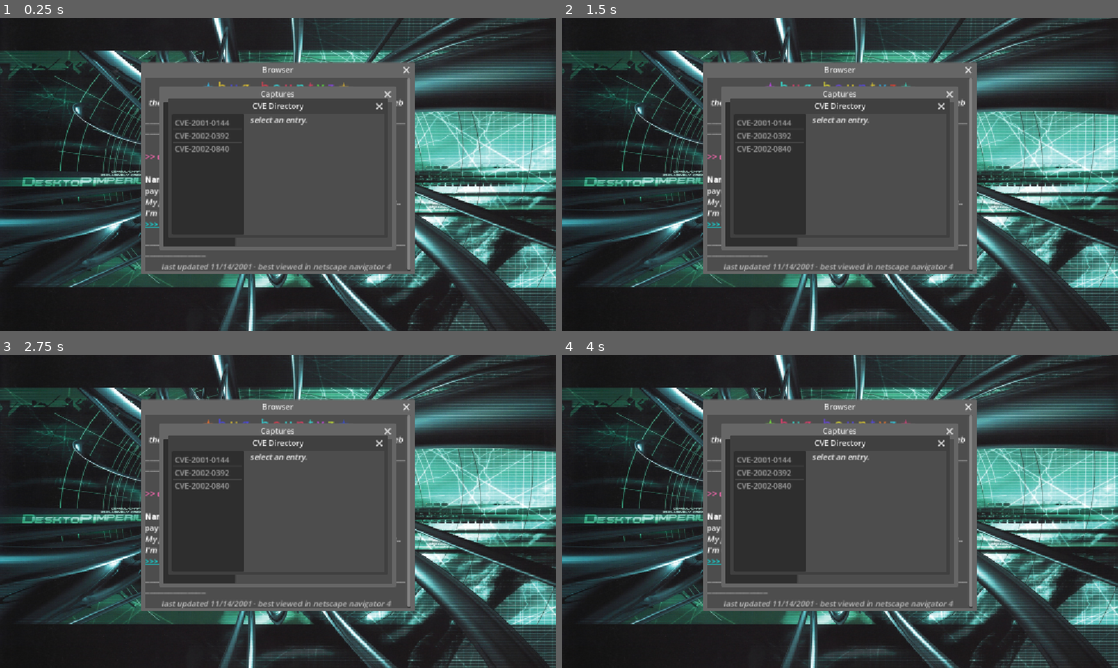
Above: before the commit, frames 1-4 (two rows, left to right).
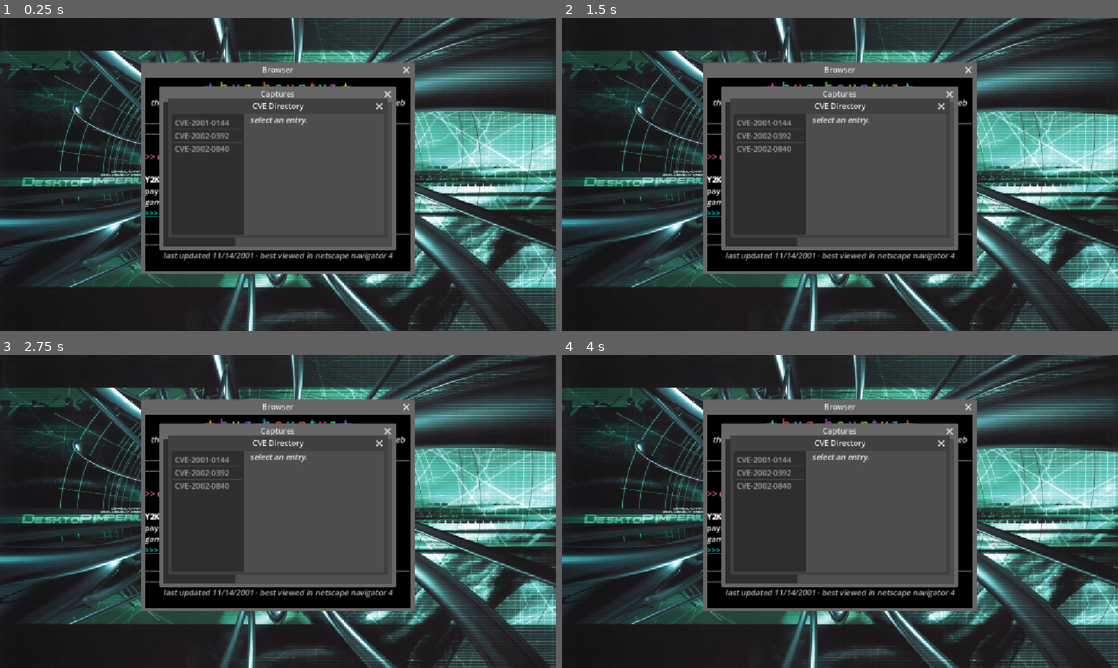
Above: after the commit, the same moments.

Repository: samiser/bug-bountyz
Game: Godot game, scene res://main.tscn
Two runs of this game, one before a commit and one after it. Both use one fixed random seed, a clock stepped at 60 frames per second and the inputs below.
Inputs:
- Up to frame 1 (0.25 s): no input
- Up to frame 2 (1.5 s): click "bug-bountyz.net" at 0.5 s; click "scan" at 1.25 s
- Up to frame 3 (2.75 s): click "bug-bountyz.net" at 2 s
- Up to frame 4 (4 s): click "scan" at 2.75 s; click "bug-bountyz.net" at 3.5 s

The runs differ from the first frame. In frame 1, 6.9% of the frame differs, in the area x 26-74%, y 19-81%; in frame 2, 6.9%; in frame 3, 6.9%; in frame 4, 6.9%.

Commit message:
y2k website, added page background image and colour options

Diff:
--- a/browser.tscn
+++ b/browser.tscn
@@ -1,16 +1,42 @@
 [gd_scene format=3 uid="uid://d2adpvcxffyp4"]
 
-[ext_resource type="Script" path="res://scripts/browser.gd" id="1_ael0e"]
+[ext_resource type="Script" uid="uid://dyxlcbw1b4a06" path="res://scripts/browser.gd" id="1_ael0e"]
 [ext_resource type="Resource" uid="uid://ckfkf46o1mdke" path="res://resources/sites/bug-bountyz.net/index.tres" id="2_f62n4"]
 
-[node name="Browser" type="RichTextLabel" unique_id=2076547727]
+[node name="Browser" type="Control" unique_id=2132311247]
+layout_mode = 3
+anchors_preset = 15
+anchor_right = 1.0
+anchor_bottom = 1.0
+grow_horizontal = 2
+grow_vertical = 2
+script = ExtResource("1_ael0e")
+homepage = ExtResource("2_f62n4")
+
+[node name="background_colour" type="ColorRect" parent="." unique_id=322148886]
+layout_mode = 1
+anchors_preset = 15
+anchor_right = 1.0
+anchor_bottom = 1.0
+grow_horizontal = 2
+grow_vertical = 2
+mouse_filter = 2
+
+[node name="background_image" type="TextureRect" parent="." unique_id=1213417281]
+layout_mode = 1
+anchors_preset = 15
+anchor_right = 1.0
+anchor_bottom = 1.0
+grow_horizontal = 2
+grow_vertical = 2
+mouse_filter = 2
+stretch_mode = 1
+
+[node name="content_label" type="RichTextLabel" parent="." unique_id=2076547727]
+layout_mode = 1
 anchors_preset = 15
 anchor_right = 1.0
 anchor_bottom = 1.0
 grow_horizontal = 2
 grow_vertical = 2
 bbcode_enabled = true
-script = ExtResource("1_ael0e")
-homepage = ExtResource("2_f62n4")
-
-[connection signal="meta_clicked" from="." to="." method="_on_meta_clicked"]
--- a/main.tscn
+++ b/main.tscn
@@ -55,7 +55,6 @@
 size = Vector2i(475, 300)
 
 [node name="CapturesNotebook" parent="Window4" unique_id=1700000002 instance=ExtResource("3_cn")]
-split_offsets = PackedInt32Array(150)
 
 [node name="Window5" type="Window" parent="." unique_id=1700000003]
 oversampling_override = 1.0
@@ -65,6 +64,7 @@
 
 [node name="CveDirectory" parent="Window5" unique_id=1700000004 instance=ExtResource("4_cd")]
 split_offsets = PackedInt32Array(150)
+split_offset = 150
 
 [node name="Ambience" type="AudioStreamPlayer2D" parent="." unique_id=2120516250]
 stream = ExtResource("2_0xm2m")
--- a/resources/bounties/nan_bounty.tres
+++ b/resources/bounties/nan_bounty.tres
@@ -1,12 +1,12 @@
 [gd_resource type="Resource" script_class="Bounty" format=3 uid="uid://maoy6qisc4yb"]
 
 [ext_resource type="Script" uid="uid://c72mw4r1vwo1x" path="res://scripts/bounty.gd" id="1_bnty"]
-[ext_resource type="Resource" uid="uid://babrl7eo7oadj" path="res://resources/sites/nansrecipes.com/index.tres" id="2_nans"]
+[ext_resource type="Resource" uid="uid://xlglopd7cc1h" path="res://resources/sites/y2k-crawler.com/index.tres" id="2_bvv8l"]
 
 [resource]
 script = ExtResource("1_bnty")
-program_name = "Nan's Recipes"
-target_page = ExtResource("2_nans")
+program_name = "Y2K Crawler"
+target_page = ExtResource("2_bvv8l")
 payout_min = 100
 payout_max = 500
-scope = "My grandson made me this website and i have no idea how it works.. I'm worried there might be some issues with it!"
+scope = "game fucked up"
--- /dev/null
+++ b/resources/bounties/y2k_bounty.tres
@@ -0,0 +1,12 @@
+[gd_resource type="Resource" script_class="Bounty" format=3 uid="uid://d2xvm1sf47f26"]
+
+[ext_resource type="Script" uid="uid://c72mw4r1vwo1x" path="res://scripts/bounty.gd" id="1_17wce"]
+[ext_resource type="Resource" uid="uid://babrl7eo7oadj" path="res://resources/sites/nansrecipes.com/index.tres" id="2_axno1"]
+
+[resource]
+script = ExtResource("1_17wce")
+program_name = "Nan's Recipes"
+target_page = ExtResource("2_axno1")
+payout_min = 100
+payout_max = 500
+scope = "My grandson made me this website and i have no idea how it works.. I'm worried there might be some issues with it!"
--- a/resources/sites/bug-bountyz.net/index.tres
+++ b/resources/sites/bug-bountyz.net/index.tres
@@ -7,4 +7,5 @@
 [resource]
 script = ExtResource("1_pp")
 bounties = Array[ExtResource("1_dsk1c")]([ExtResource("2_e3lvg")])
+background_colour = Color(0, 0, 0, 1)
 metadata/_custom_type_search = "Resource"
--- a/resources/sites/nansrecipes.com/about_nan.tres
+++ b/resources/sites/nansrecipes.com/about_nan.tres
@@ -1,5 +1,6 @@
 [gd_resource type="Resource" script_class="Page" format=3 uid="uid://cgsecnjdonpk0"]
 
+[ext_resource type="Texture2D" uid="uid://bmq51n1ifd0le" path="res://images/img_muffins.jpg" id="1_cfh5r"]
 [ext_resource type="Script" uid="uid://ckg4qnkq81pmh" path="res://scripts/page.gd" id="1_ntlry"]
 
 [resource]
@@ -8,4 +9,5 @@
 content = "[center][font=res://fonts/font_comic.TTF][font_size=20]ABOUT NAN[/font_size][/font]
 [url=/index][color=BLUE]HOME PAGE[/color][/url]
 [/center]"
+background_img = ExtResource("1_cfh5r")
 metadata/_custom_type_script = "uid://ckg4qnkq81pmh"
--- a/resources/sites/nansrecipes.com/index.tres
+++ b/resources/sites/nansrecipes.com/index.tres
@@ -15,4 +15,5 @@
 add 8oz of sugar and mix
 add a dash of salt and 3 1/2 oz of flour then mix
 add mixture to muffin tray and cook for 20 minutes"
+background_colour = Color(0.8978567, 0.0006480324, 0.8978506, 1)
 metadata/_custom_type_script = "uid://ckg4qnkq81pmh"
--- /dev/null
+++ b/resources/sites/y2k-crawler.com/index.tres
@@ -0,0 +1,13 @@
+[gd_resource type="Resource" script_class="Page" format=3 uid="uid://xlglopd7cc1h"]
+
+[ext_resource type="Texture2D" uid="uid://bgjbq3afakib1" path="res://images/img_y2k_icon.bmp" id="1_2avd3"]
+[ext_resource type="Script" uid="uid://ckg4qnkq81pmh" path="res://scripts/page.gd" id="1_skyko"]
+
+[resource]
+script = ExtResource("1_skyko")
+path = "index.html"
+content = "[center][img]res://images/img_y2k_logo.jpg[/img][/center]
+this game is so [rainbow]tuff[/rainbow]"
+background_img = ExtResource("1_2avd3")
+background_colour = Color(0, 0, 0, 1)
+metadata/_custom_type_script = "uid://ckg4qnkq81pmh"
--- a/scripts/browser.gd
+++ b/scripts/browser.gd
@@ -1,11 +1,16 @@
-extends RichTextLabel
+extends Control
 
 @export var homepage : Page
 @export var history_label : RichTextLabel
 
+@onready var content_label: RichTextLabel = $content_label
+@onready var background_image: TextureRect = $background_image
+@onready var background_colour: ColorRect = $background_colour
+
 var history : Array[String]
 
 func _ready() -> void:
+	content_label.meta_clicked.connect(_on_meta_clicked)
 	_load_page(homepage)
 
 func _process(delta: float) -> void:
@@ -34,8 +39,13 @@
 	if add_history: history.append(url)
 	_display_history()
 
-	text = ""
-	append_text(page.get_content())
+	content_label.text = ""
+	content_label.append_text(page.get_content())
+
+	background_image.visible = page.background_img != null
+	if page.background_img:
+		background_image.texture = page.background_img
+	background_colour.color = page.background_colour
 
 func _display_history() -> void:
 	history_label.text = ""
@@ -50,5 +60,6 @@
 		print("broken link: %s" % meta)
 		Sound.play_error()
 		return
+
 	_load_page(new_page)
 	Sound.play_click()
--- a/scripts/page.gd
+++ b/scripts/page.gd
@@ -3,6 +3,8 @@
 
 @export var path: String
 @export_multiline var content: String
+@export var background_img : Texture2D
+@export var background_colour : Color = Color.WHITE
 
 func get_content() -> String:
 	return content
Binary file added: images/img_y2k_icon.bmp
Not shown, added: images/img_y2k_icon.bmp.import
Binary file added: images/img_y2k_logo.jpg
Not shown, added: images/img_y2k_logo.jpg.import
Not shown: 1 places in main.tscn that only renumber resources
